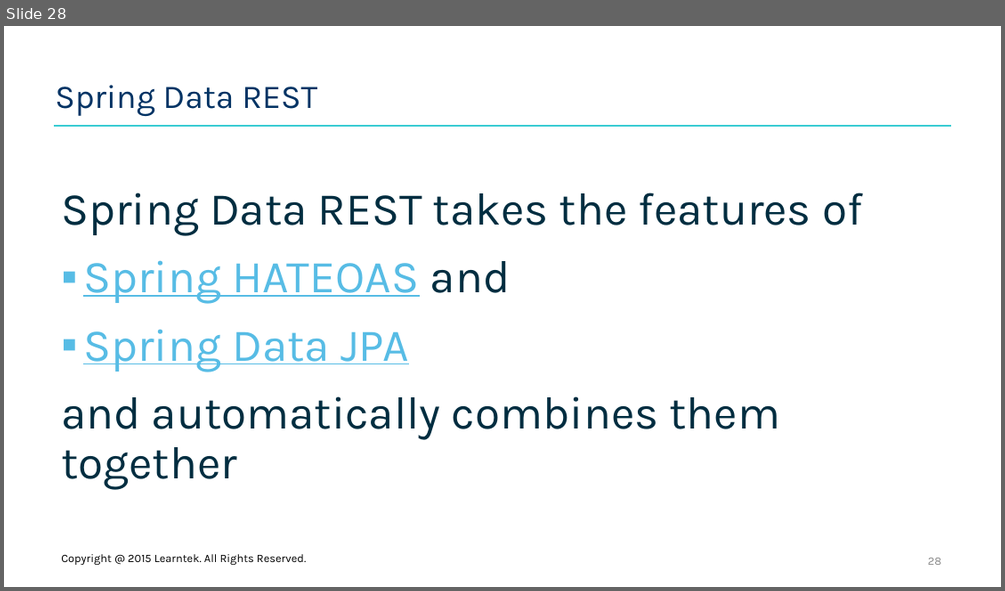
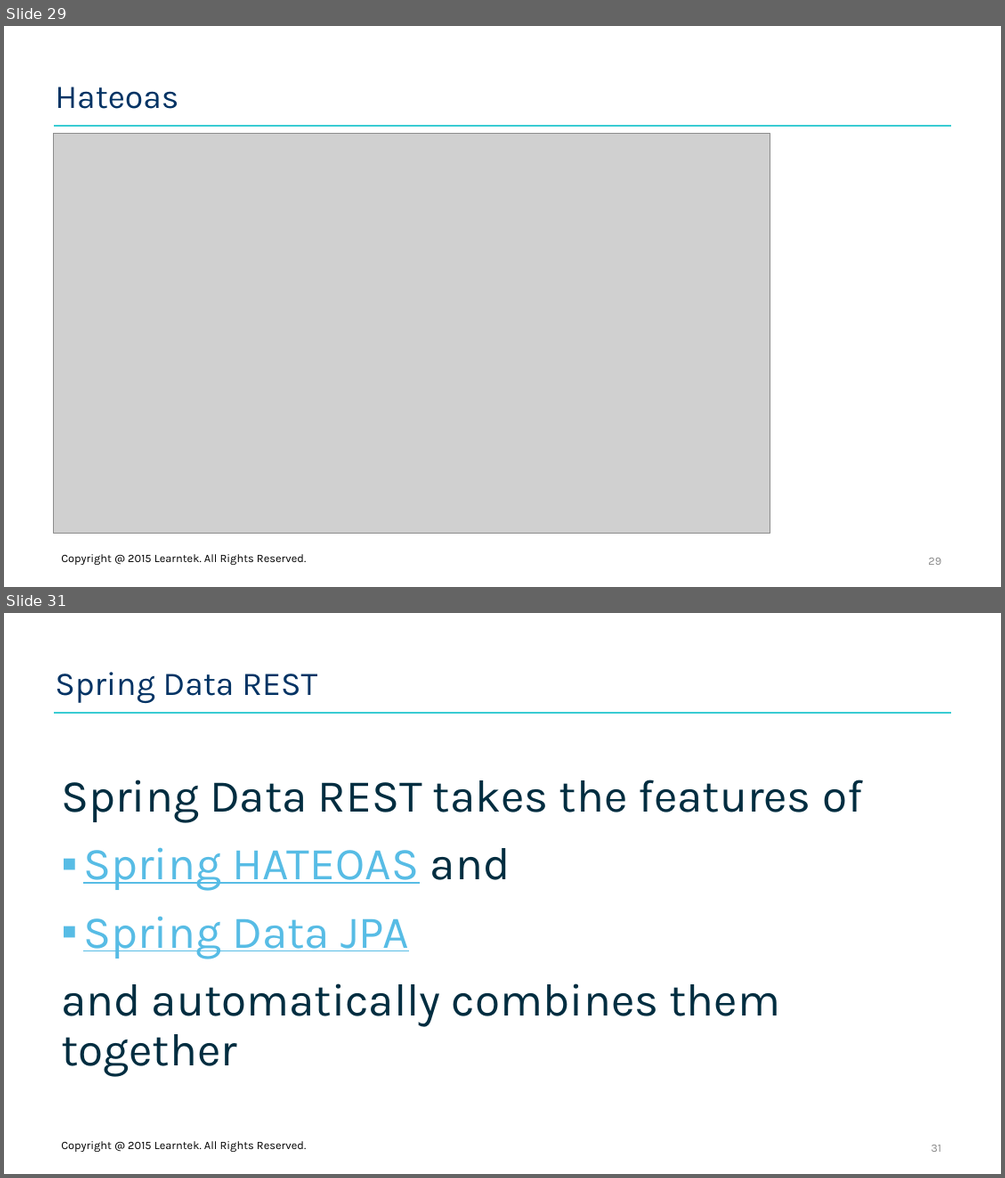
Before and after one commit to santoshkar/SpringBoot, a slide deck: Presentations/Part-1-Spring Boot.pptx. Shown one above the other, each under a label of ours: slide 28 before the commit, slides 29 and 31 after it; the slides between them are not shown. The pictures are 1005x591 and 1005x1178 pixels, drawn with LibreOffice and Linux fonts; fonts in the diff are those of the drawing; grey boxes stand for pictures; background and template pictures are left out. Boxes give left, top, right and bottom in pixels: in the first picture for what was removed or moved away, otherwise in the second. Text is boxed around its words. In the diff, an @@ line names an element or a change of style, - is before the commit and + after.

```diff
--- a/Presentations/Part-1-Spring Boot.pptx
+++ b/Presentations/Part-1-Spring Boot.pptx
@@ slide 29 added at (4,26,1001,587), background #FFFFFF; not listed: 1 template element that a slide beside it also shows @@
@@ title added at (55,87,178,109), 32 pt, text #033364 @@
+Hateoas
@@ picture added at (54,133,770,533) @@
@@ text added at (61,554,306,564), 11 pt, text #000000 @@
+Copyright @ 2015 Learntek. All Rights Reserved.
@@ page number added at (928,557,941,564), 11 pt, text #8C8C8C @@
+29
@@ what was slide 28 is now slide 31 @@
@@ page number at (930,1144,941,1151): text changed @@
-28
+31
```
Also in this commit, not shown: 3 slides changed, 2 other slides added.
